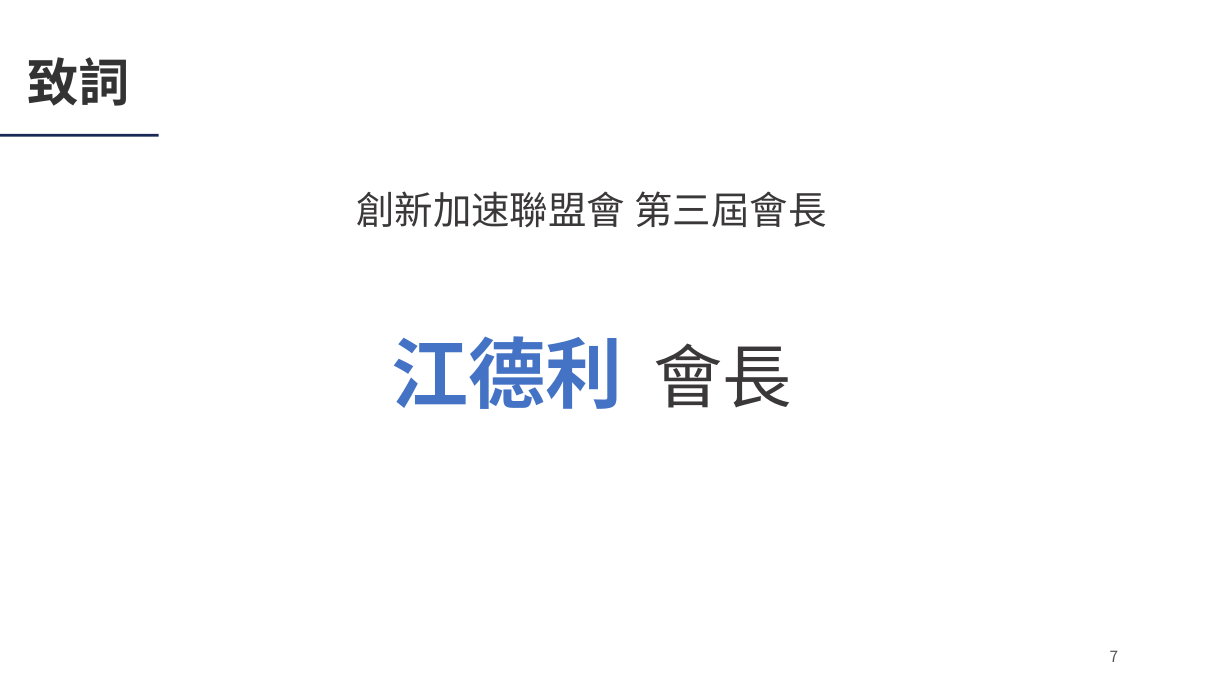
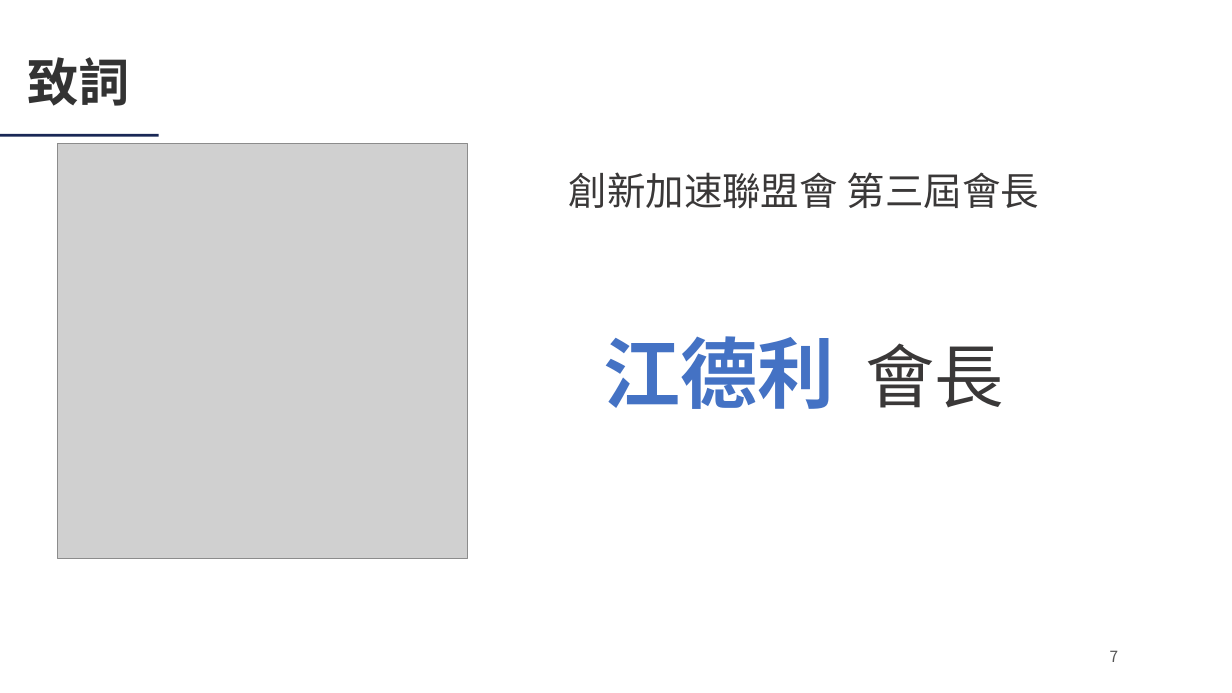
Before and after one commit to Ericliang680928/IAA, a slide deck: slide 7 of 20261204/agm/IAA會員大會簡報_20261204.pptx. Drawn at 1232x693 pixels with LibreOffice and Linux fonts; fonts in the diff are those of the drawing; grey boxes stand for pictures; background and template pictures are left out. Boxes give left, top, right and bottom in pixels: in the first picture for what was removed or moved away, otherwise in the second. Text is boxed around its words. In the diff, an @@ line names an element or a change of style, - is before the commit and + after.

```diff
--- a/20261204/agm/IAA會員大會簡報_20261204.pptx
+++ b/20261204/agm/IAA會員大會簡報_20261204.pptx
@@ picture added at (x1=57, y1=143, x2=468, y2=559) @@
@@ text "創新加速聯盟會 第三屆會長" moved from (x1=356, y1=191, x2=826, y2=227) to (x1=569, y1=172, x2=1039, y2=208) @@
@@ text "江德利 會長" moved from (x1=391, y1=336, x2=792, y2=409) to (x1=604, y1=336, x2=1005, y2=409) @@
```
Also in this commit, not shown: 6 other slides changed, 3 other files.
